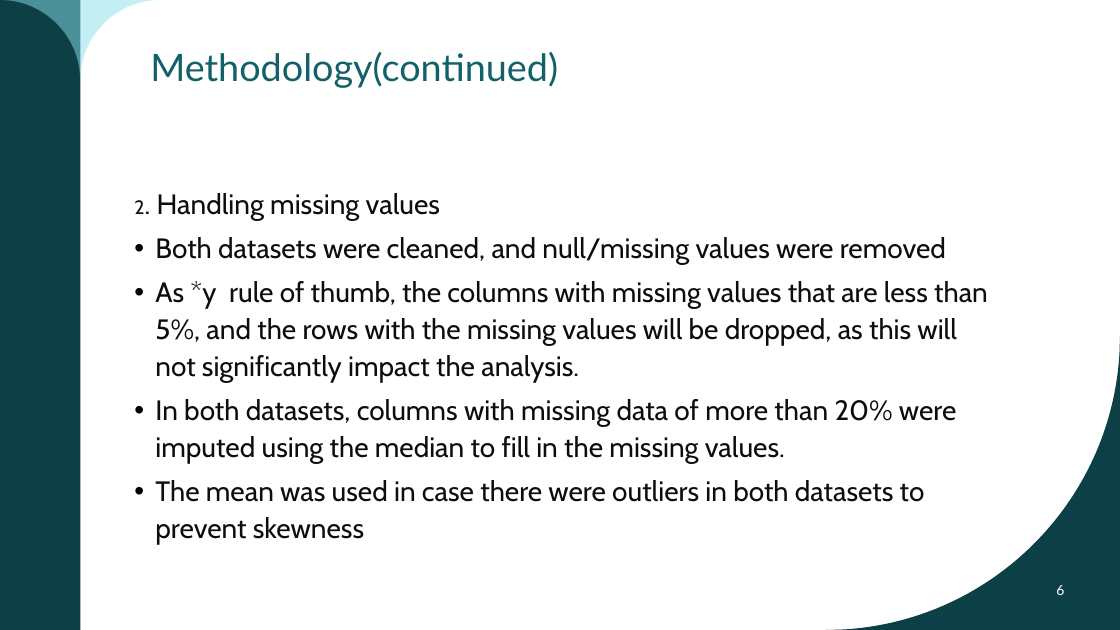
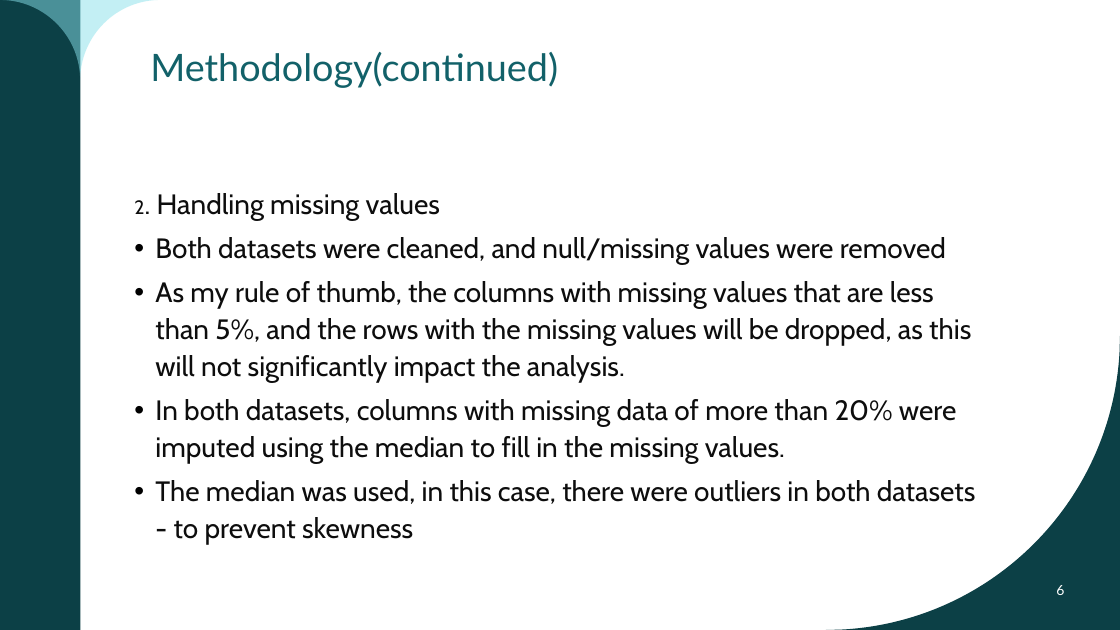
Before and after one commit to wambuiGicheha/Project1, a slide deck: slide 6 of Presentation.pptx. Drawn at 1120x630 pixels with LibreOffice and Linux fonts; fonts in the diff are those of the drawing. Boxes give left, top, right and bottom in pixels: in the first picture for what was removed or moved away, otherwise in the second. Text is boxed around its words. In the diff, an @@ line names an element or a change of style, - is before the commit and + after.

```diff
--- a/Presentation.pptx
+++ b/Presentation.pptx
@@ text at box(155, 281, 971, 383): text changed @@
-• As *y rule of thumb, the columns with missing values that are less than 5%, and the rows with the missing values will be dropped, as this will not significantly impact the analysis.
+• As my rule of thumb, the columns with missing values that are less than 5%, and the rows with the missing values will be dropped, as this will not significantly impact the analysis.
@@ text at box(155, 480, 976, 545): text changed @@
-• The mean was used in case there were outliers in both datasets to prevent skewness
+• The median was used, in this case, there were outliers in both datasets - to prevent skewness
```
Also in this commit, not shown: 2 other slides changed.
